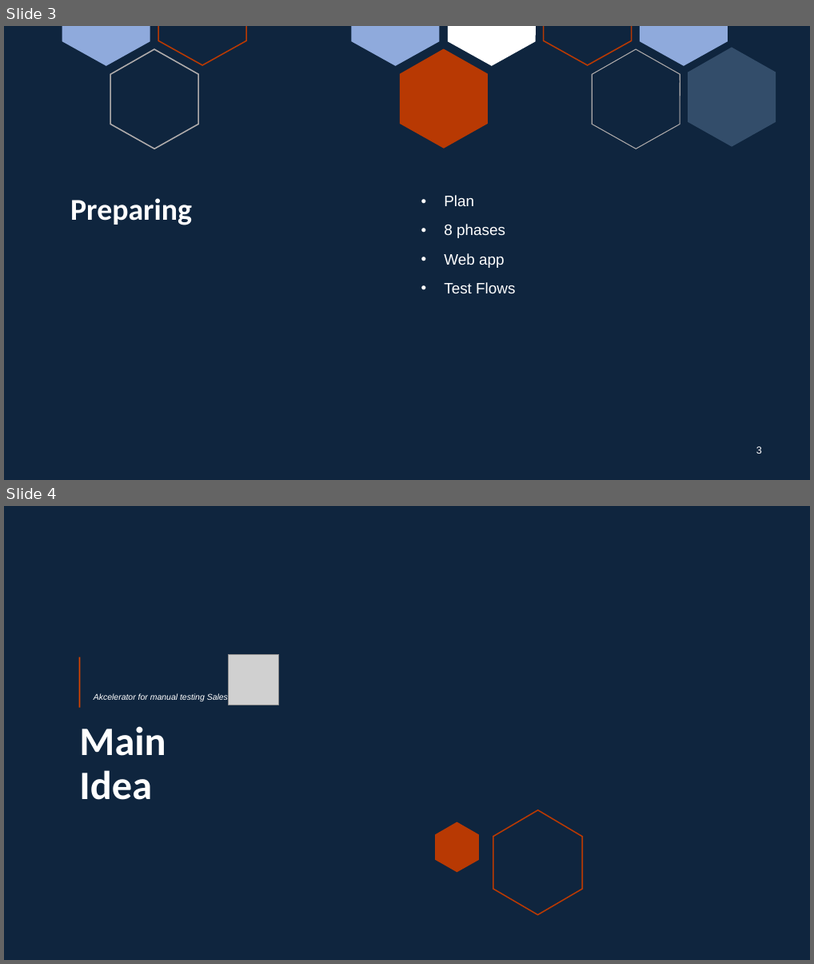
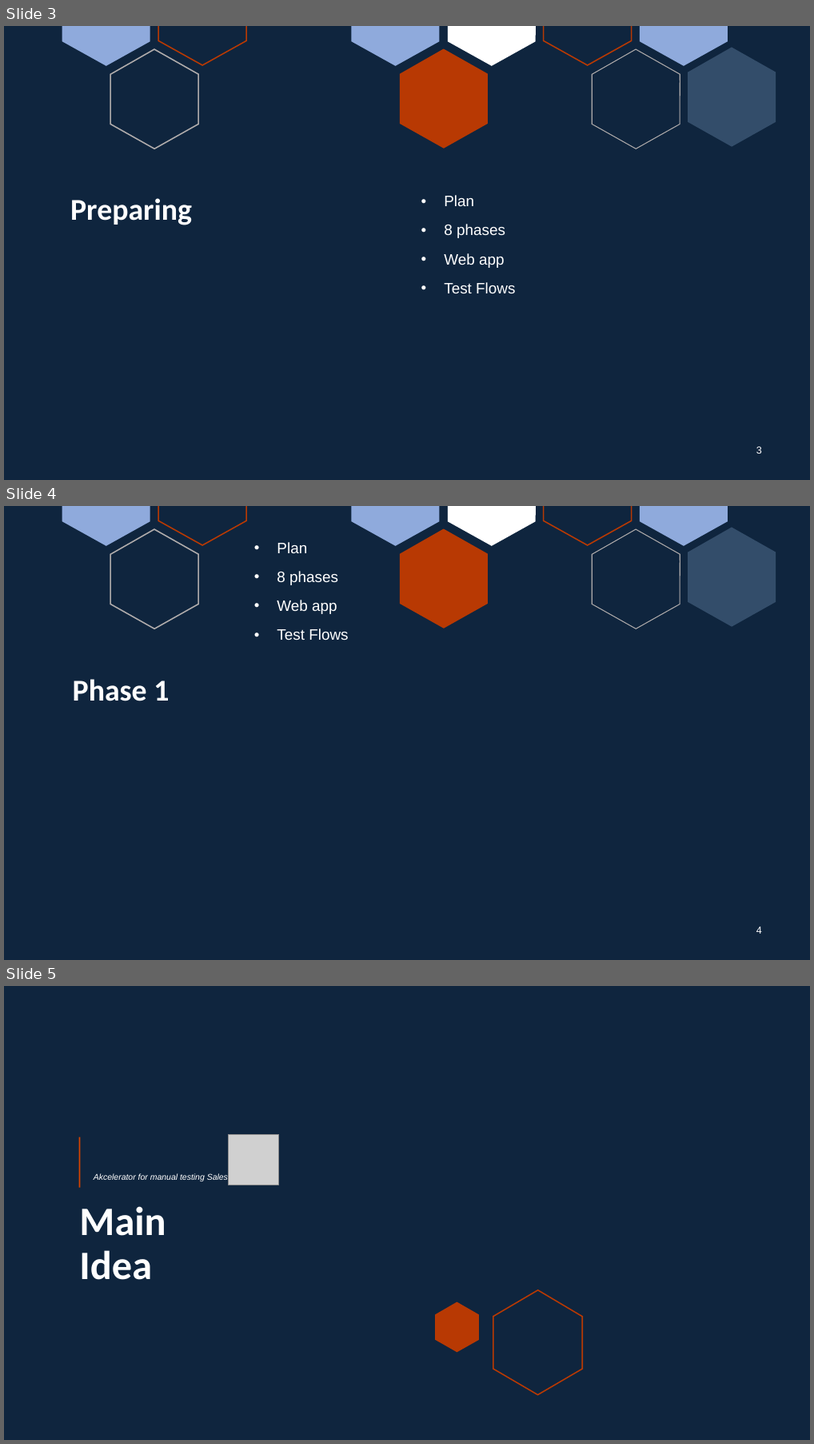
Before and after one commit to MorawskiR/accelerator, a slide deck: Sales Cloud Flow Testing Framework.odp. Shown one above the other, each under a label of ours: slides 3 and 4 before the commit, slides 3, 4 and 5 after it. The pictures are 814x964 and 814x1444 pixels, drawn with LibreOffice and Linux fonts; fonts in the diff are those of the drawing; grey boxes stand for pictures; background and template pictures are left out. Boxes give left, top, right and bottom in pixels: in the first picture for what was removed or moved away, otherwise in the second. Text is boxed around its words. In the diff, an @@ line names an element or a change of style, - is before the commit and + after.

```diff
--- a/Sales Cloud Flow Testing Framework.odp
+++ b/Sales Cloud Flow Testing Framework.odp
@@ slide 4 added at (x1=4, y1=506, x2=810, y2=960), background #0F253E; not listed: 10 template elements that a slide beside it also shows @@
@@ text added at (x1=277, y1=542, x2=348, y2=640), 18 pt, text #FFFFFF @@
+• Plan
+• 8 phases
+• Web app
+• Test Flows
@@ title added at (x1=73, y1=679, x2=169, y2=701), 36 pt, text #FFFFFF, bold @@
+Phase 1
@@ page number added at (x1=757, y1=926, x2=762, y2=933), 12 pt, text #FFFFFF @@
+4
@@ what was slide 4 is now slide 5 @@
```
Also in this commit, not shown: 3 other files.
